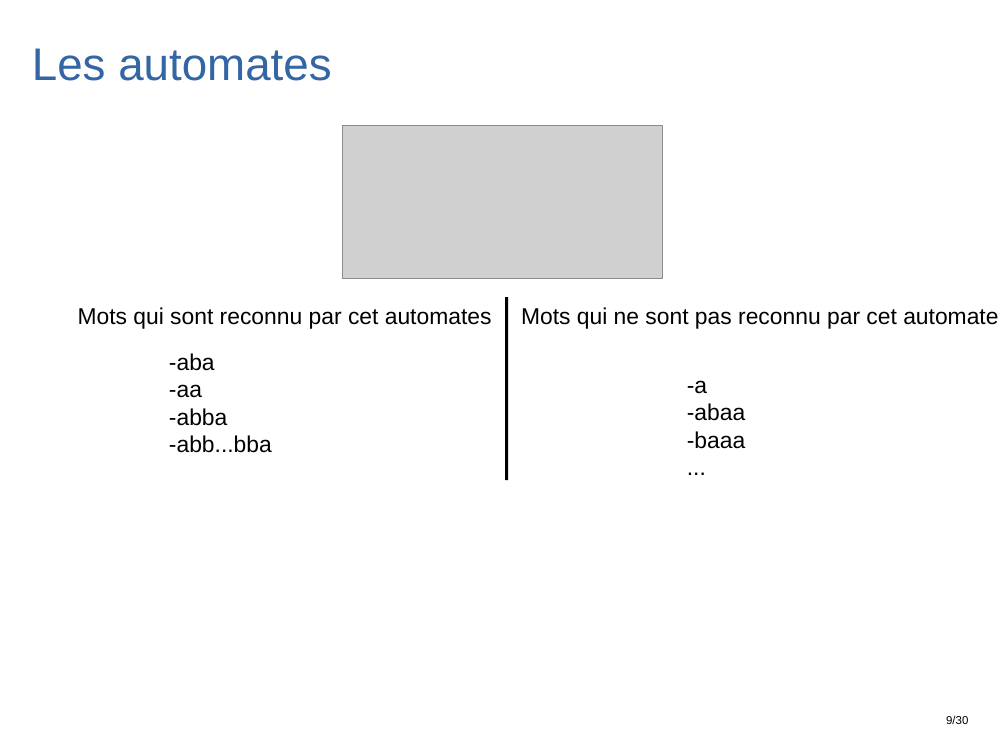
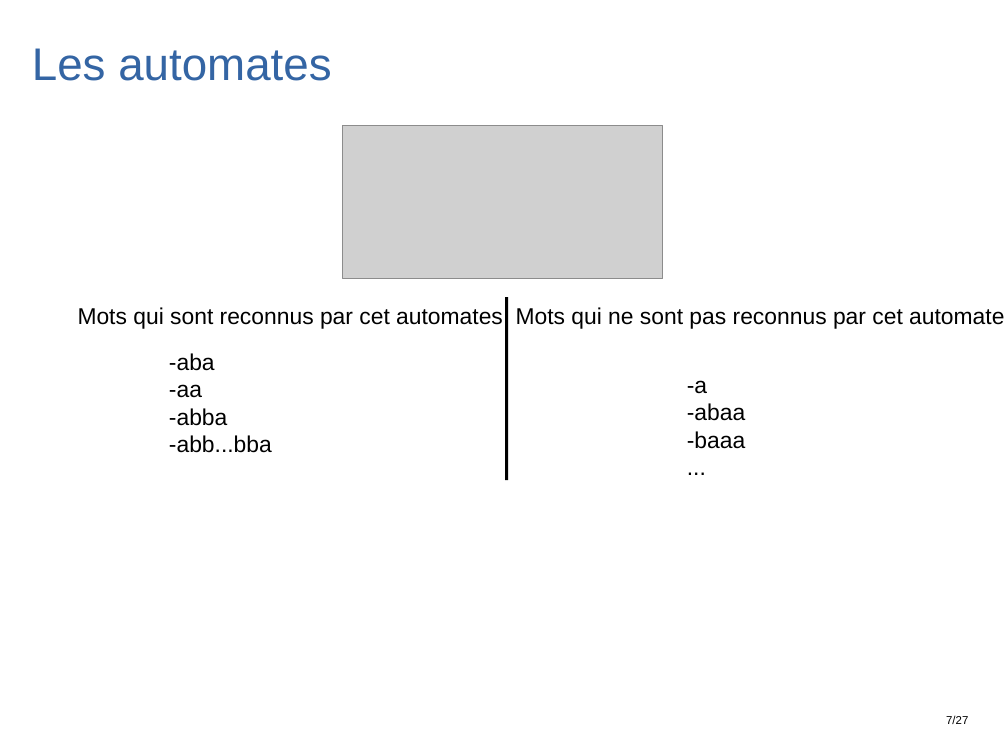
Before and after one commit to Bar0lg/TIPE_Project_Picross, a slide deck: slide 14 of DIAPO_TIPE.odp. Drawn at 1008x756 pixels with LibreOffice and Linux fonts; fonts in the diff are those of the drawing; grey boxes stand for pictures. Boxes give left, top, right and bottom in pixels: in the first picture for what was removed or moved away, otherwise in the second. Text is boxed around its words. In the diff, an @@ line names an element or a change of style, - is before the commit and + after.

```diff
--- a/DIAPO_TIPE.odp
+++ b/DIAPO_TIPE.odp
@@ text at [78, 307, 503, 329]: text changed @@
-Mots qui sont reconnu par cet automates
+Mots qui sont reconnus par cet automates
@@ text at [516, 307, 1004, 329]: text changed @@
-Mots qui ne sont pas reconnu par cet automate
+Mots qui ne sont pas reconnus par cet automate
@@ text at [946, 716, 968, 724]: text changed @@
-9/30
+7/27
```
Also in this commit, not shown: 41 other slides changed, 1 other file.
